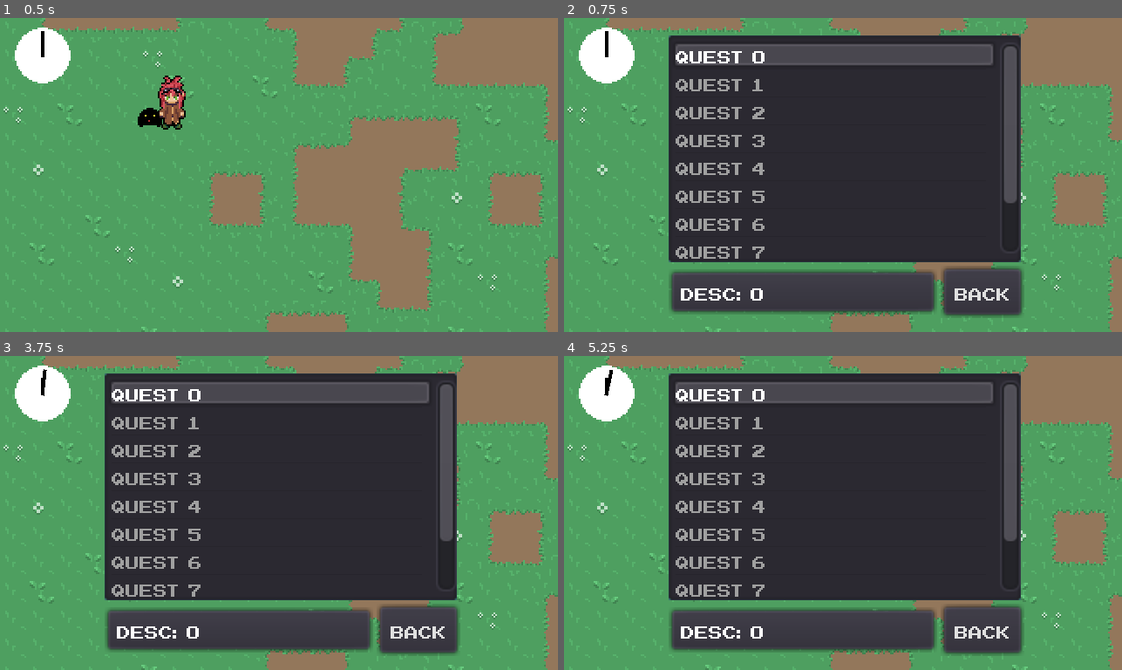
Above: before the commit, frames 1-4 (two rows, left to right).
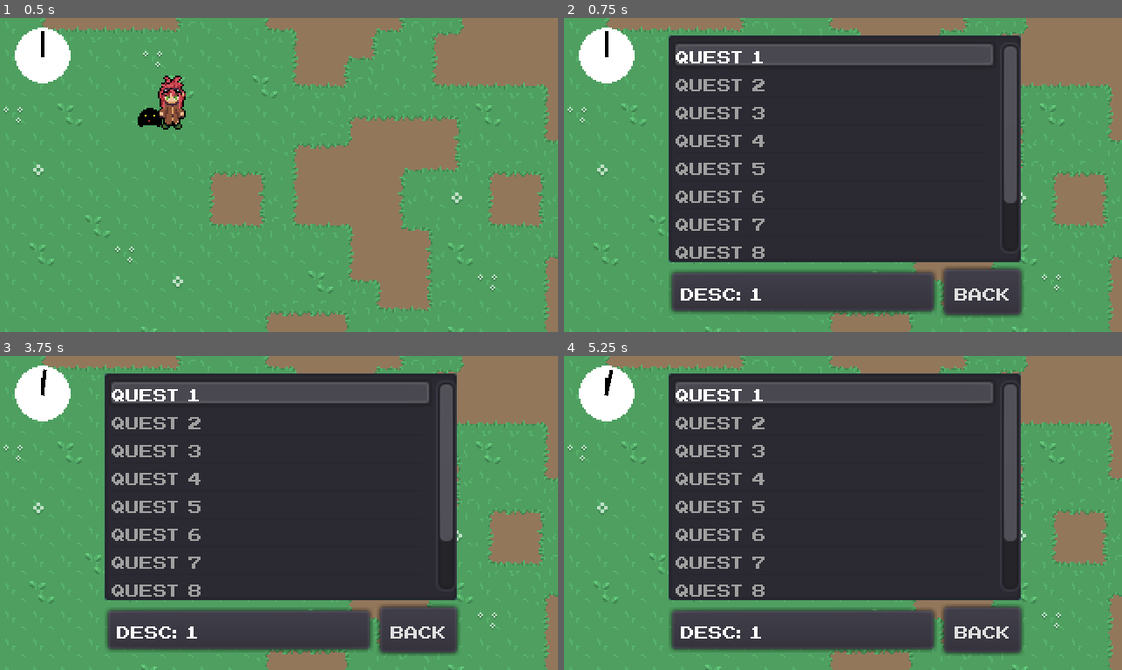
Above: after the commit, the same moments.

Repository: Morphclue/evo-world
Game: Godot game, scene res://world.tscn
The game is run twice, just before and just after one commit, with the same random seed, the same clock (stepped at 60 frames per second) and the same inputs.
Inputs:
- Up to frame 1 (0.5 s): no input
- Up to frame 2 (0.75 s): tap Enter (ui_accept) at 0.5 s; hold D (right) from 0.53 s (still down); tap J (journal) at 0.6 s
- Up to frame 3 (3.75 s): tap Enter (ui_accept) at 0.77, 2, 2.27, 2.75 s; release D (right) at 1.25 s; click "Back" at 1.25 s; hold S (down) 2.03-2.78 s; tap J (journal) at 2.1, 2.85, 3.6 s; hold D (right) 2.78-3.53 s; hold Up (ui_up) from 3.53 s (still down)
- Up to frame 4 (5.25 s): tap Enter (ui_accept) at 3.77, 4.25, 4.52 s; release Up (ui_up) at 4.28 s; hold A (left) from 4.28 s (still down); tap J (journal) at 4.35, 5.1 s

Frame 1 is identical in both runs. In frame 2, 0.4% of the frame differs, in the area x 33-36%, y 10-90%; in frame 3, 0.4%; in frame 4, 0.4%.

Commit message:
fix: increase journal count

Diff:
--- a/menus/journal.gd
+++ b/menus/journal.gd
@@ -17,8 +17,8 @@
 
 func _load_dummy_quests() -> void:
 	for i in range(10):
-		var title = "Quest " + str(i)
-		var desc = "Desc: " + str(i)
+		var title = "Quest " + str(i + 1)
+		var desc = "Desc: " + str(i + 1)
 		var quest: Quest = Quest.new(title, desc)
 		quests.append(quest)
 
